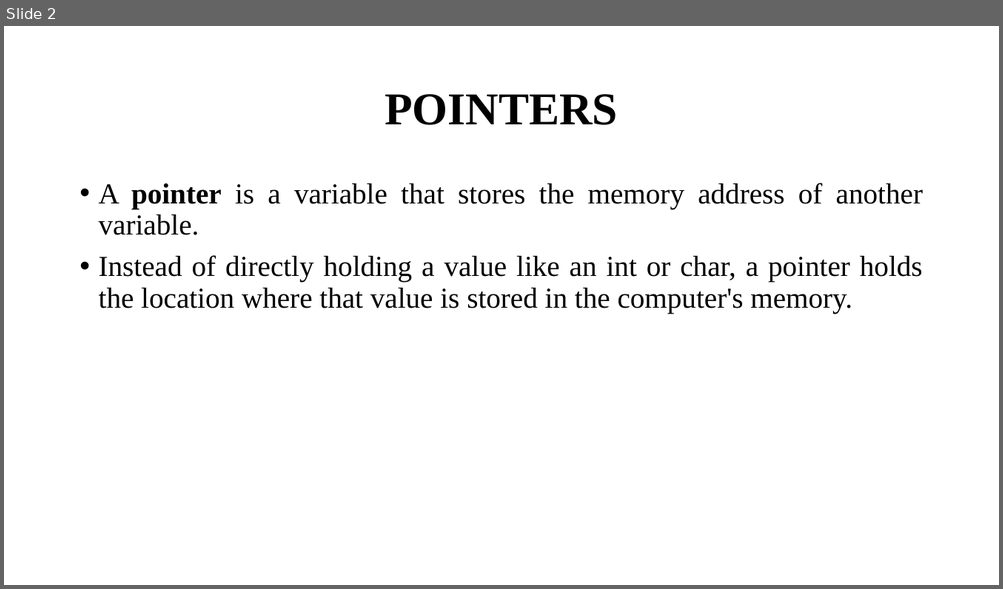
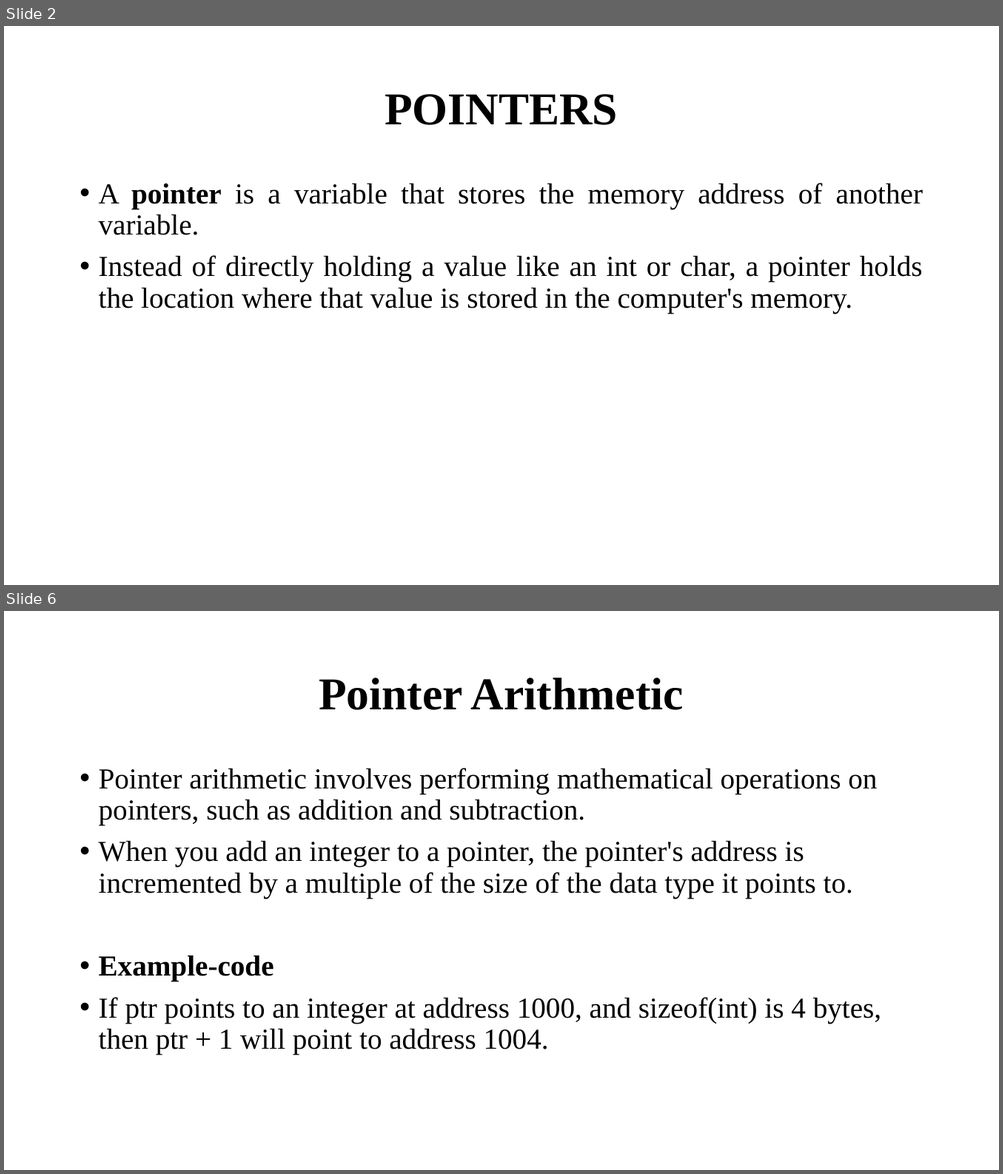
Before and after one commit to Anugrahashaju/S3_Programming_In_C, a slide deck: THEORY/MODULE3/Module_3 [Autosaved].pptm. Shown one above the other, each under a label of ours: slide 2 before the commit, slides 2 and 6 after it; the slides between them are not shown. The pictures are 1003x589 and 1003x1174 pixels, drawn with LibreOffice and Linux fonts; fonts in the diff are those of the drawing. Boxes give left, top, right and bottom in pixels: in the first picture for what was removed or moved away, otherwise in the second. Text is boxed around its words. In the diff, an @@ line names an element or a change of style, - is before the commit and + after.

Commit message:
added all the programs of pointers

```diff
--- a/THEORY/MODULE3/Module_3 [Autosaved].pptm
+++ b/THEORY/MODULE3/Module_3 [Autosaved].pptm
@@ slide 6 added at [4,611,999,1170], background #FFFFFF @@
@@ title added at [318,678,683,710], 44 pt, text #000000, bold @@
+Pointer Arithmetic
@@ text added at [99,768,881,1055], 28 pt, text #000000 @@
+• Pointer arithmetic involves performing mathematical operations on pointers, such as addition and subtraction.
+• When you add an integer to a pointer, the pointer's address is incremented by a multiple of the size of the data type it points to.
+• Example-code
+• If ptr points to an integer at address 1000, and sizeof(int) is 4 bytes, then ptr + 1 will point to address 1004.
```
Also in this commit, not shown: 3 slides changed, 8 other slides added, 6 other files.
